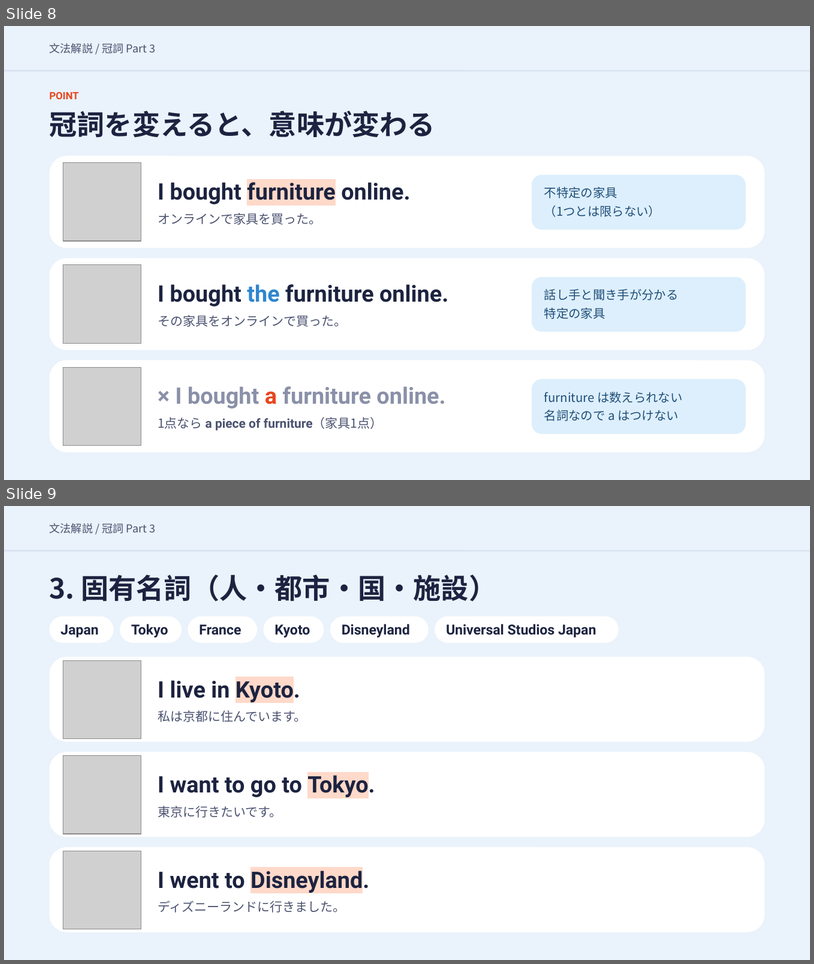
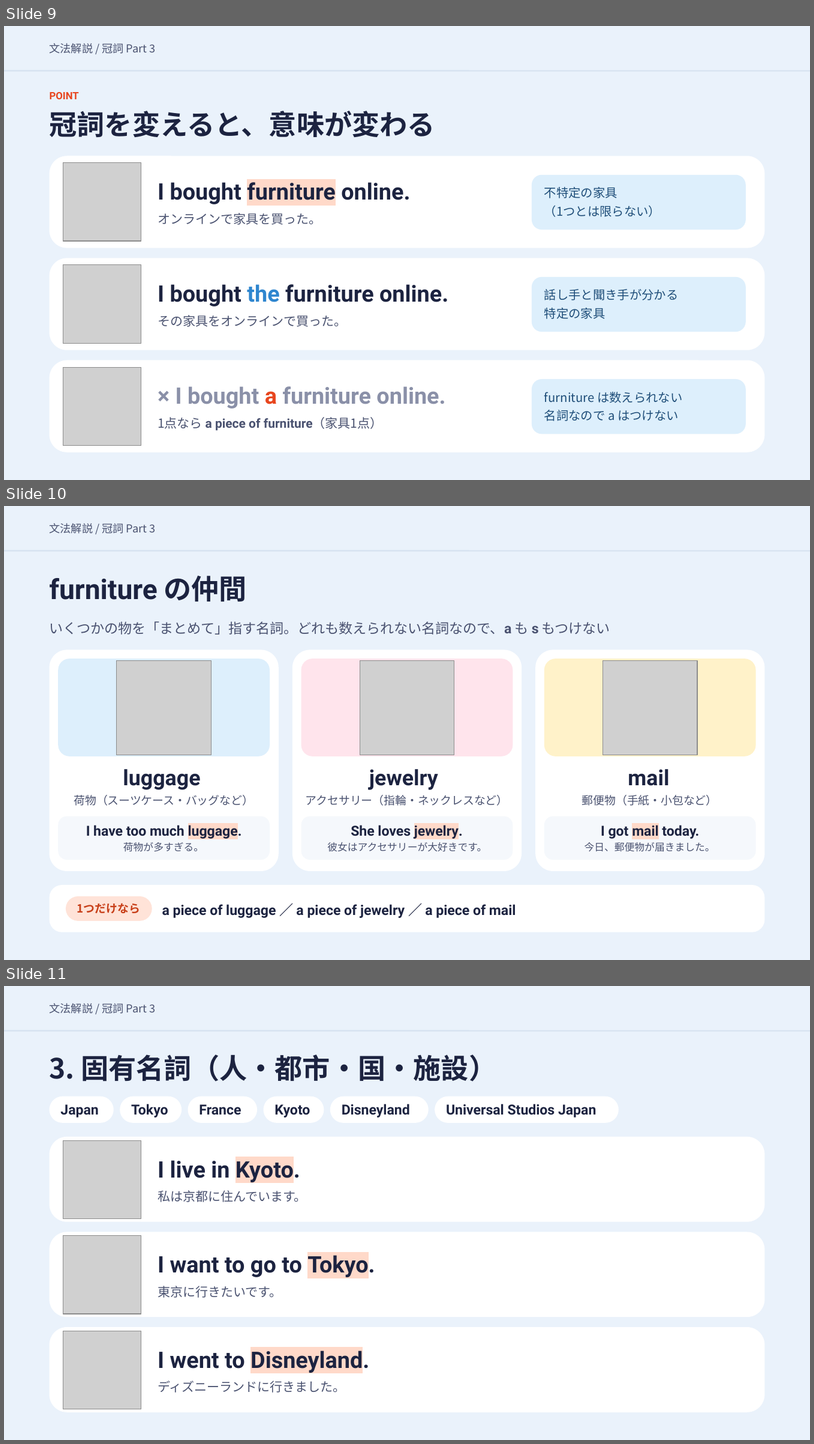
Before and after one commit to hinakajisaki-dev/hina-english, a slide deck: matome/articles-3/articles-3-slides.pptx. Shown one above the other, each under a label of ours: slides 8 and 9 before the commit, slides 9, 10 and 11 after it. The pictures are 814x964 and 814x1444 pixels, drawn with LibreOffice and Linux fonts; fonts in the diff are those of the drawing; grey boxes stand for pictures. Boxes give left, top, right and bottom in pixels: in the first picture for what was removed or moved away, otherwise in the second. Text is boxed around its words. In the diff, an @@ line names an element or a change of style, - is before the commit and + after.

```diff
--- a/matome/articles-3/articles-3-slides.pptx
+++ b/matome/articles-3/articles-3-slides.pptx
@@ slide 10 added at box(4, 506, 810, 960), background #EAF2FB @@
@@ text added at box(50, 523, 156, 534), 13 pt, text #4A5270 @@
+文法解説 / 冠詞 Part 3
@@ line added from (4, 551) to (810, 551), #D6E2F0 1.5 pt @@
@@ text added at box(50, 576, 247, 601), 33 pt, text #1C2340, bold @@
+furniture の仲間
@@ text added at box(50, 621, 611, 634), 16.5 pt, text #4A5270 @@
+いくつかの物を「まとめて」指す名詞。どれも数えられない名詞なので、a も s もつけない
@@ rounded rectangle added at box(50, 650, 279, 871), fill #FFFFFF @@
@@ rounded rectangle added at box(59, 658, 270, 756), fill #DDEFFC @@
@@ picture added at box(117, 660, 211, 754) @@
@@ rounded rectangle added at box(293, 650, 522, 871), fill #FFFFFF @@
@@ rounded rectangle added at box(302, 658, 513, 756), fill #FFE4EC @@
@@ picture added at box(360, 660, 455, 754) @@
@@ rounded rectangle added at box(536, 650, 765, 871), fill #FFFFFF @@
@@ rounded rectangle added at box(545, 658, 756, 756), fill #FFF2C9 @@
@@ picture added at box(603, 660, 698, 754) @@
@@ text added at box(123, 769, 200, 790), 25.5 pt, text #1C2340, bold @@
+luggage
@@ text added at box(369, 769, 438, 790), 25.5 pt, text #1C2340, bold @@
+jewelry
@@ text added at box(628, 769, 669, 786), 25.5 pt, text #1C2340, bold @@
+mail
@@ text added at box(74, 795, 254, 805), 13.5 pt, text #4A5270 @@
+荷物（スーツケース・バッグなど）
@@ text added at box(306, 795, 509, 805), 13.5 pt, text #4A5270 @@
+アクセサリー（指輪・ネックレスなど）
@@ text added at box(582, 795, 718, 805), 13.5 pt, text #4A5270 @@
+郵便物（手紙・小包など）
@@ rounded rectangle added at box(59, 816, 270, 859), fill #F5F8FC @@
@@ text added at box(86, 823, 242, 838), 16.5 pt, text #1C2340, bold @@
+I have too much luggage.
@@ rounded rectangle added at box(302, 816, 513, 859), fill #F5F8FC @@
@@ text added at box(351, 823, 463, 838), 16.5 pt, text #1C2340, bold @@
+She loves jewelry.
@@ rounded rectangle added at box(545, 816, 756, 859), fill #F5F8FC @@
@@ text added at box(601, 825, 699, 838), 16.5 pt, text #1C2340, bold @@
+I got mail today.
@@ text added at box(123, 842, 204, 852), 12 pt, text #4A5270 @@
+荷物が多すぎる。
@@ text added at box(327, 842, 487, 852), 12 pt, text #4A5270 @@
+彼女はアクセサリーが大好きです。
@@ text added at box(585, 842, 716, 852), 12 pt, text #4A5270 @@
+今日、郵便物が届きました。
@@ rounded rectangle added at box(50, 885, 765, 932), fill #FFFFFF @@
@@ rounded rectangle added at box(66, 896, 152, 921), fill #FFE3D8 @@
@@ text added at box(77, 903, 140, 913), 13.5 pt, text #C8401A, bold @@
+1つだけなら
@@ text added at box(162, 904, 516, 918), 16.5 pt, text #1C2340, bold @@
+a piece of luggage ／ a piece of jewelry ／ a piece of mail
@@ what was slide 8 is now slide 9 @@
@@ what was slide 9 is now slide 11 @@
```
Also in this commit, not shown: 3 slides changed, 1 other slide added, 9 other files.
